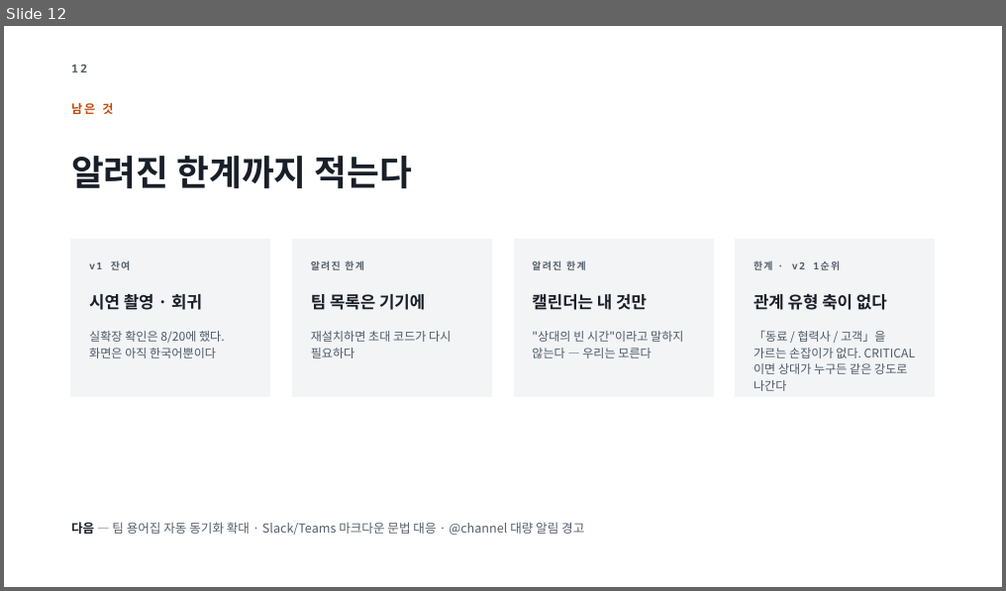
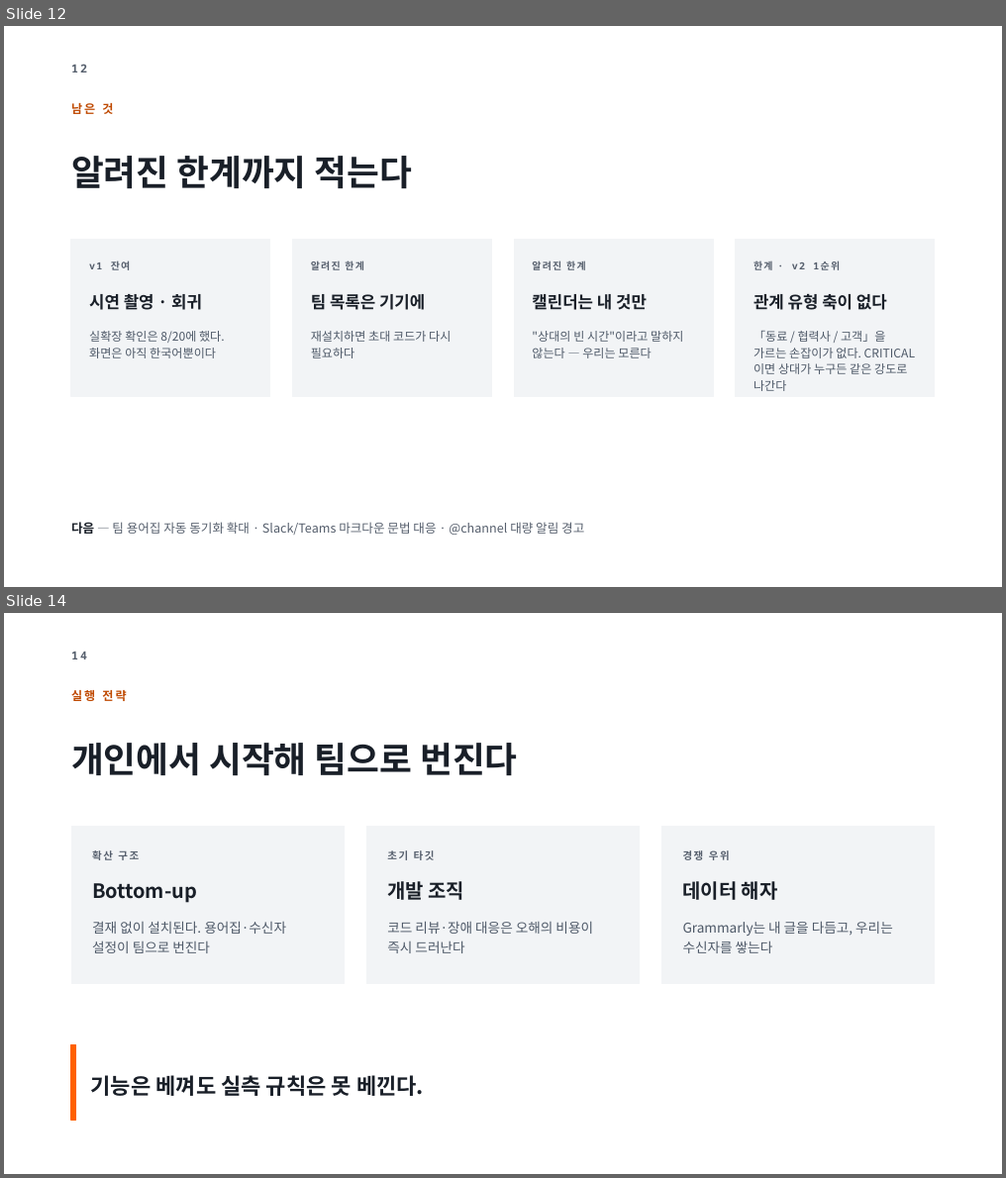
Before and after one commit to ssong2332/sai, a slide deck: docs/PitchDeck.pptx. Shown one above the other, each under a label of ours: slide 12 before the commit, slides 12 and 14 after it; the slides between them are not shown. The pictures are 1006x591 and 1006x1178 pixels, drawn with LibreOffice and Linux fonts; fonts in the diff are those of the drawing. Boxes give left, top, right and bottom in pixels: in the first picture for what was removed or moved away, otherwise in the second. Text is boxed around its words. In the diff, an @@ line names an element or a change of style, - is before the commit and + after.

```diff
--- a/docs/PitchDeck.pptx
+++ b/docs/PitchDeck.pptx
@@ slide 14 added at (4, 613, 1002, 1174), background #FFFFFF @@
@@ text added at (71, 652, 87, 660), 11 pt, text #565F6D, bold @@
+14
@@ text added at (71, 690, 126, 701), 11.5 pt, text #BF4900, bold @@
+실행 전략
@@ text added at (71, 743, 517, 776), 34 pt, text #191F28, bold @@
+개인에서 시작해 팀으로 번진다
@@ rectangle added at (71, 827, 344, 983), fill #F2F4F6, outline #F2F4F6 1 pt @@
@@ rectangle added at (366, 827, 639, 983), fill #F2F4F6, outline #F2F4F6 1 pt @@
@@ rectangle added at (662, 827, 935, 983), fill #F2F4F6, outline #F2F4F6 1 pt @@
@@ text added at (92, 851, 139, 861), 10 pt, text #565F6D, bold @@
+확산 구조
@@ text added at (387, 851, 435, 861), 10 pt, text #565F6D, bold @@
+초기 타깃
@@ text added at (683, 851, 730, 861), 10 pt, text #565F6D, bold @@
+경쟁 우위
@@ text added at (92, 883, 197, 903), 19 pt, text #191F28, bold @@
+Bottom-up
@@ text added at (387, 881, 465, 900), 19 pt, text #191F28, bold @@
+개발 조직
@@ text added at (683, 881, 778, 900), 19 pt, text #191F28, bold @@
+데이터 해자
@@ text added at (92, 921, 286, 954), 13 pt, text #4E5968 @@
+결재 없이 설치된다. 용어집·수신자 설정이 팀으로 번진다
@@ text added at (387, 921, 593, 954), 13 pt, text #4E5968 @@
+코드 리뷰·장애 대응은 오해의 비용이 즉시 드러난다
@@ text added at (683, 921, 893, 954), 13 pt, text #4E5968 @@
+Grammarly는 내 글을 다듬고, 우리는 수신자를 쌓는다
@@ rectangle added at (71, 1046, 76, 1121), fill #FF6100, outline #FF6100 1 pt @@
@@ text added at (91, 1075, 424, 1096), 21 pt, text #191F28, bold @@
+기능은 베껴도 실측 규칙은 못 베낀다.
```
Also in this commit, not shown: 2 slides changed, 1 other slide added, 2 other files.
